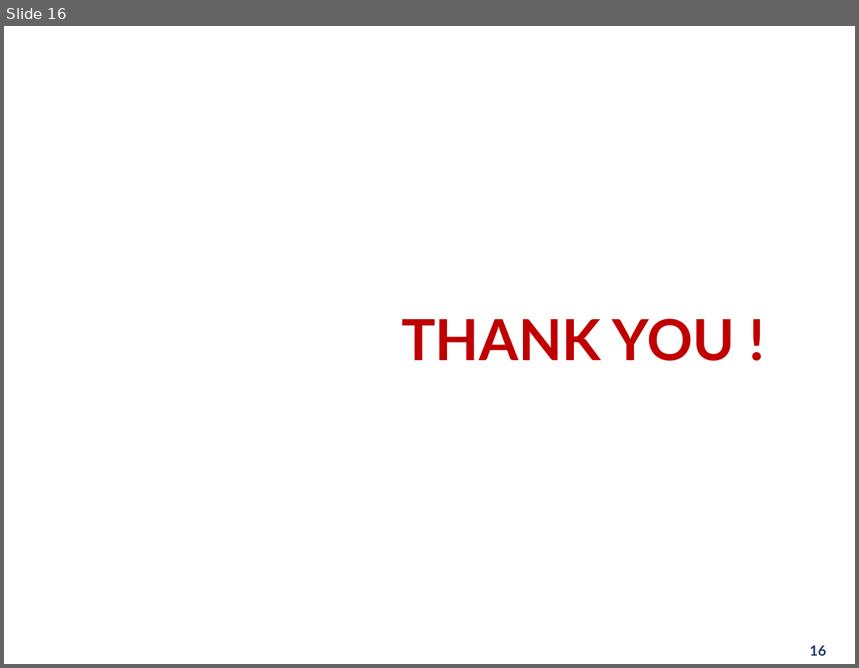
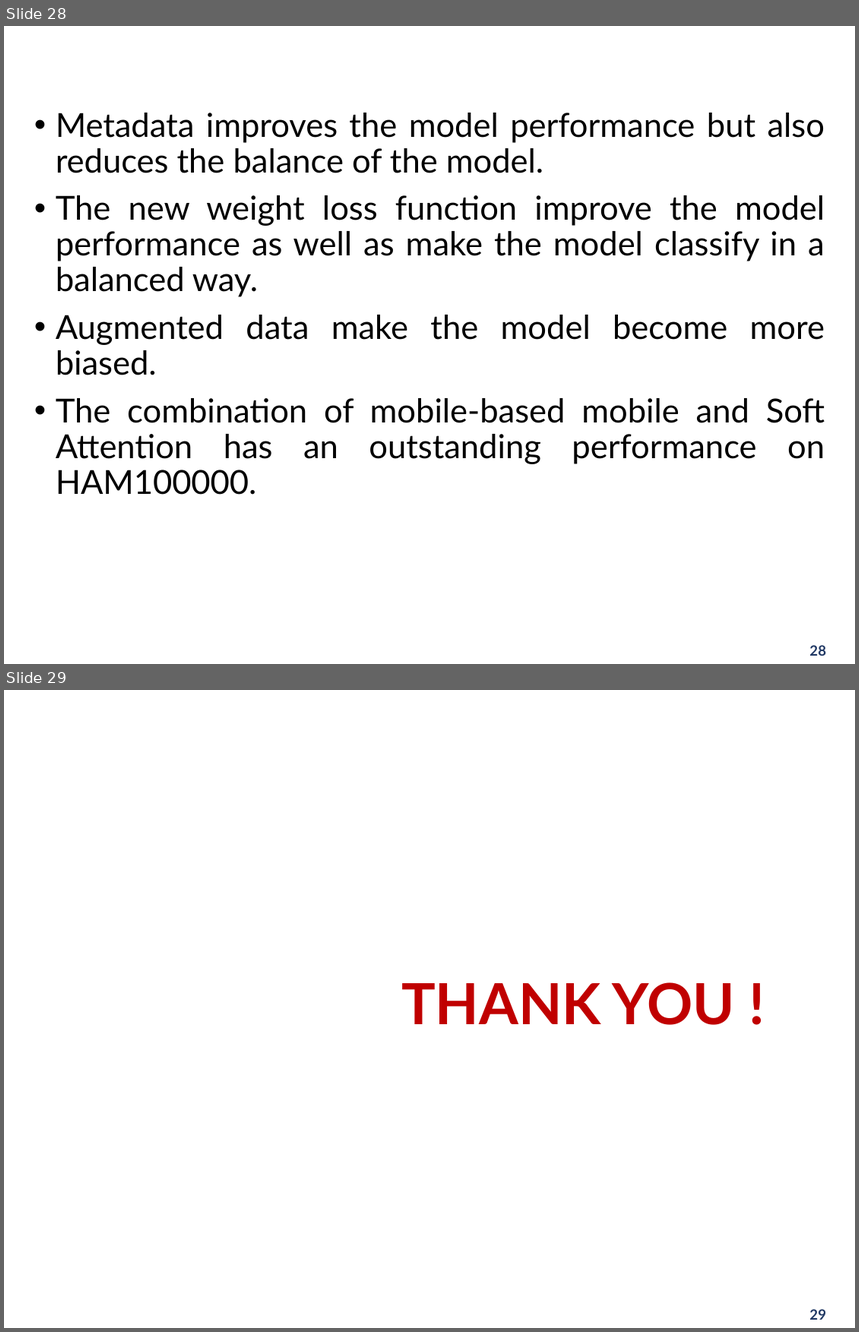
Before and after one commit to ScaleMind-C9308A/SLC-ID-SA, a slide deck: VietNamese Publish Paper/Báo cáo/HUST PPT Template 2021 ( Blue 3X4).pptx. Shown one above the other, each under a label of ours: slide 16 before the commit, slides 28 and 29 after it. The pictures are 859x668 and 859x1332 pixels, drawn with LibreOffice and Linux fonts; fonts in the diff are those of the drawing; background and template pictures are left out. Boxes give left, top, right and bottom in pixels: in the first picture for what was removed or moved away, otherwise in the second. Text is boxed around its words. In the diff, an @@ line names an element or a change of style, - is before the commit and + after.

```diff
--- a/VietNamese Publish Paper/Báo cáo/HUST PPT Template 2021 ( Blue 3X4).pptx
+++ b/VietNamese Publish Paper/Báo cáo/HUST PPT Template 2021 ( Blue 3X4).pptx
@@ slide 28 added at [4,26,855,664], background picture (left out) @@
@@ title added at [26,34,834,75], 28 pt, text #FFFFFF, bold @@
+Conclusion
@@ text added at [56,113,825,495], 28 pt, text #000000 @@
+• Metadata improves the model performance but also reduces the balance of the model.
+• The new weight loss function improve the model performance as well as make the model classify in a balanced way.
+• Augmented data make the model become more biased.
+• The combination of mobile-based mobile and Soft Attention has an outstanding performance on HAM100000.
@@ page number added at [810,645,826,656], 12 pt, text #203864, bold @@
+28
@@ what was slide 16 is now slide 29 @@
@@ page number at [810,1309,826,1320]: text changed @@
-16
+29
```
Also in this commit, not shown: 7 slides changed, 12 other slides added, 5 other files.
